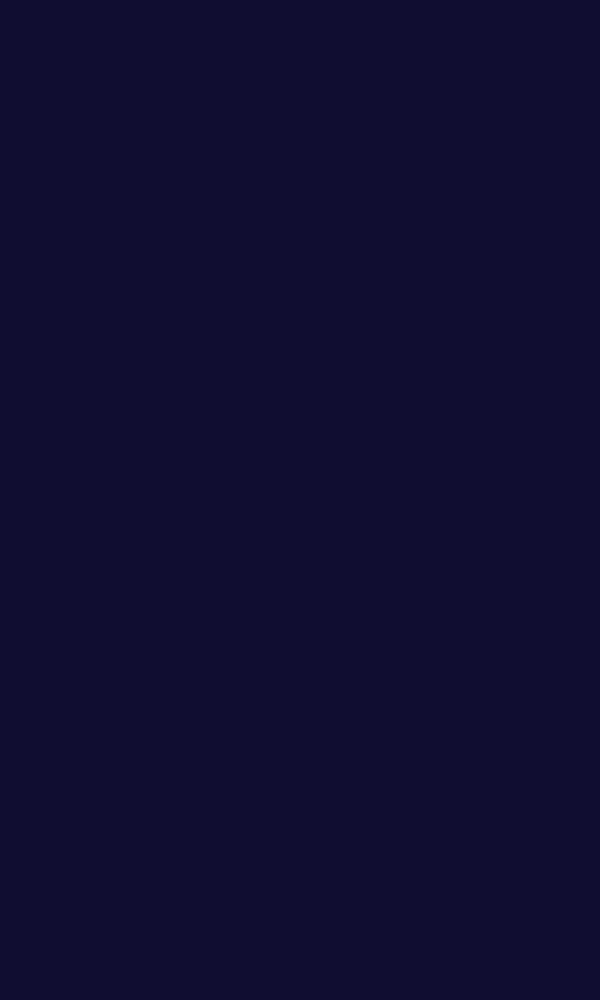
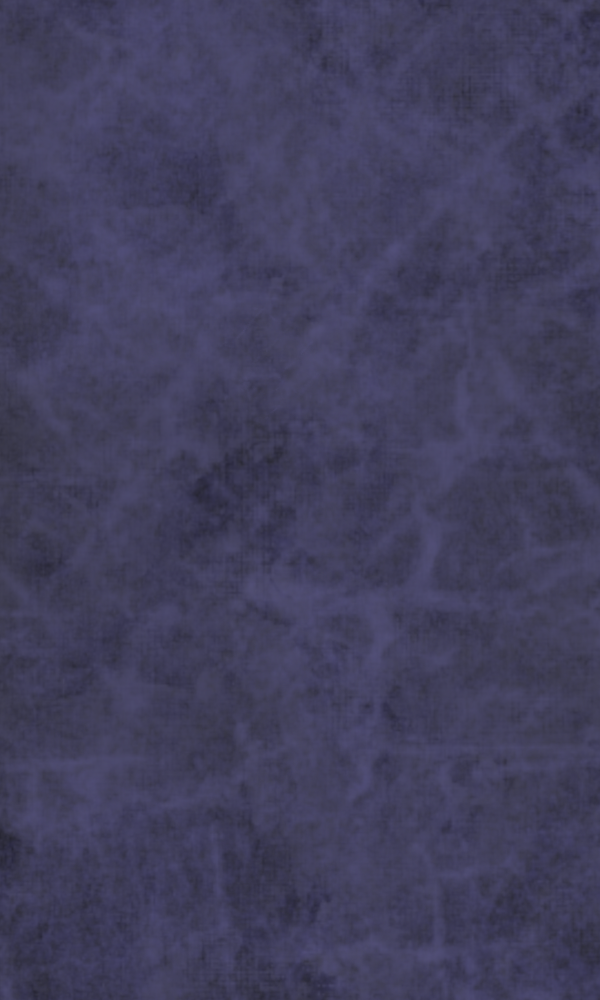
The second 600px x 1000px image is a revision of the first. Changes to its layers:
painted on "Hintergrund" over [0, 0, 600, 1000]
